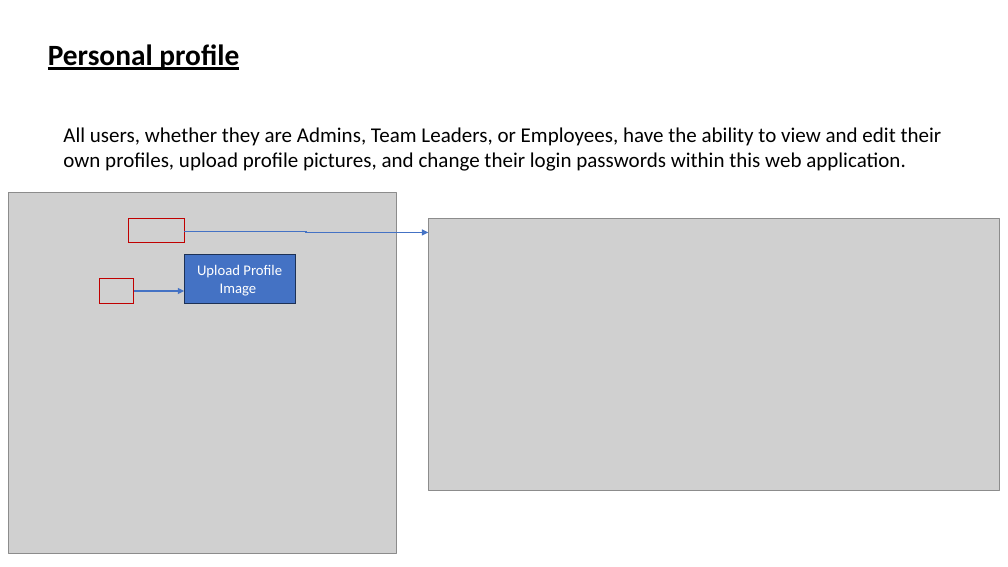
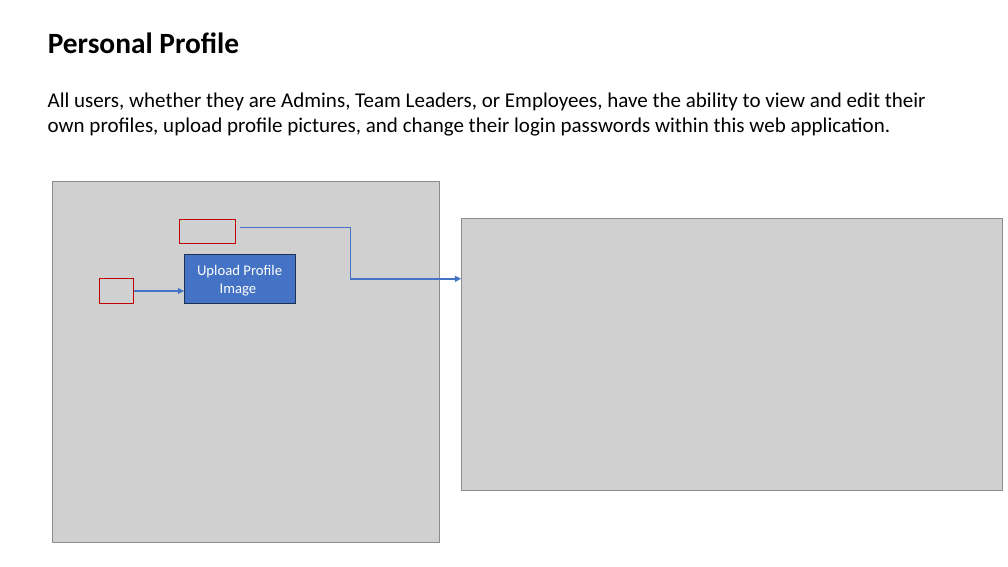
Before and after one commit to farhana2023/HRSystem, a slide deck: slide 11 of StaffSphere.pptx. Drawn at 1008x567 pixels with LibreOffice and Linux fonts; fonts in the diff are those of the drawing; grey boxes stand for pictures. Boxes give left, top, right and bottom in pixels: in the first picture for what was removed or moved away, otherwise in the second. Text is boxed around its words. In the diff, an @@ line names an element or a change of style, - is before the commit and + after.

```diff
--- a/StaffSphere.pptx
+++ b/StaffSphere.pptx
@@ title at bbox=[48, 32, 239, 54]: text changed @@
-Personal profile
+Personal Profile
@@ text "All users, whether they are ...": place and size @@
-text "All users, whether they are ..." at bbox=[63, 127, 942, 171]
+text "All users, whether they are ..." at bbox=[48, 92, 926, 136]
@@ picture: place and size @@
-picture at bbox=[8, 192, 396, 554]
+picture at bbox=[52, 181, 440, 543]
@@ rectangle: place and size @@
-rectangle at bbox=[129, 219, 185, 243]
+rectangle at bbox=[180, 219, 236, 243]
@@ elbow arrow moved from (185, 231) - (428, 233) to (240, 228) - (461, 279) @@
@@ picture: place and size @@
-picture at bbox=[428, 219, 1000, 490]
+picture at bbox=[461, 219, 1003, 490]
```
Also in this commit, not shown: 38 other slides changed, 1 slide removed, 1 other file.
